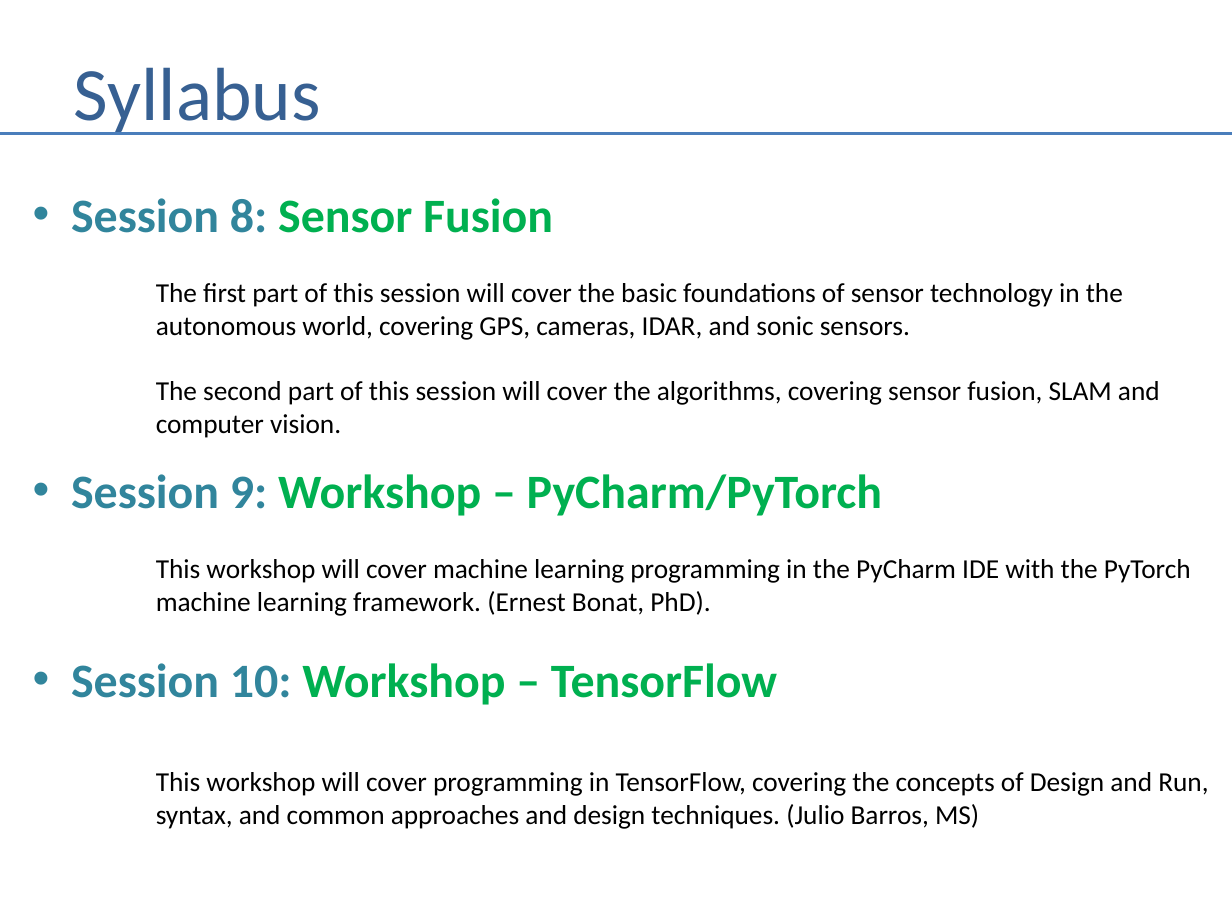
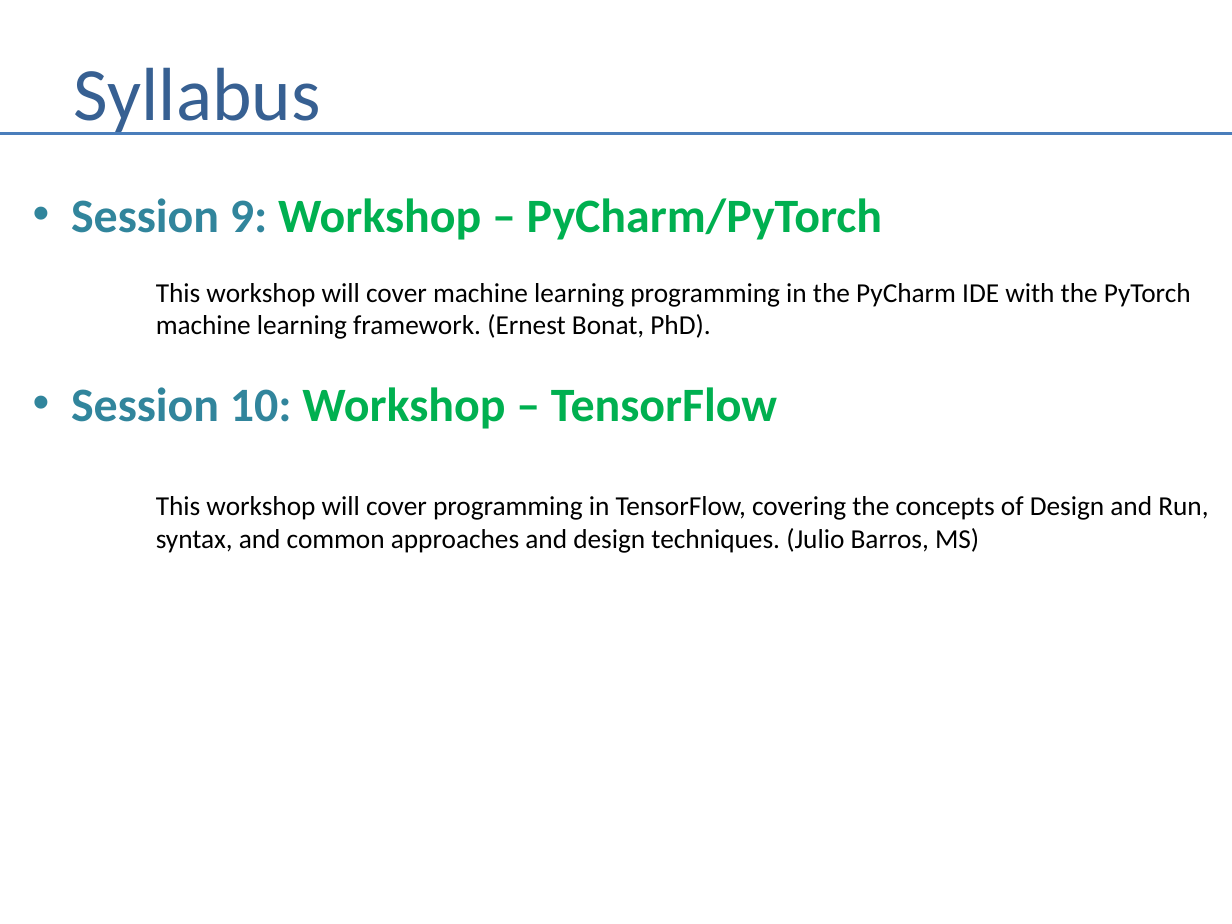
Before and after one commit to andrewferlitsch/Portland-Data-Science-Group, a slide deck: slide 10 of Presentations/AI Training Syllabus.pptx (slide 9 before the commit). Drawn at 1232x924 pixels with LibreOffice and Linux fonts; fonts in the diff are those of the drawing. Boxes give left, top, right and bottom in pixels: in the first picture for what was removed or moved away, otherwise in the second. Text is boxed around its words. In the diff, an @@ line names an element or a change of style, - is before the commit and + after.

Commit message:
update to syllabus for NLP

```diff
--- a/Presentations/AI Training Syllabus.pptx
+++ b/Presentations/AI Training Syllabus.pptx
@@ text at (x1=71, y1=198, x2=1160, y2=438): paragraphs removed @@
-• Session 8: Sensor Fusion
-The first part of this session will cover the basic foundations of sensor technology in the
-autonomous world, covering GPS, cameras, IDAR, and sonic sensors.
-The second part of this session will cover the algorithms, covering sensor fusion, SLAM and
-computer vision.
```
Also in this commit, not shown: 1 other slide changed, 1 slide added.
